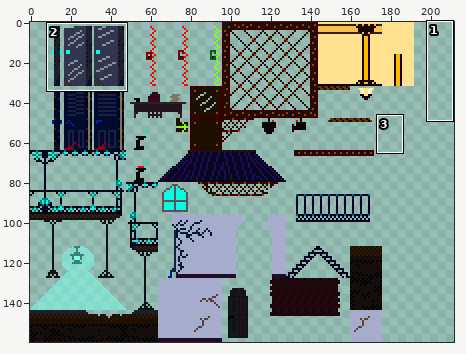
A sprite sheet gets an edit: assets/UntitledSpyGameSpriteMap-1.png.png. Above: a wide view before the commit, with the close-up outlined.
Close-up. The starting point:
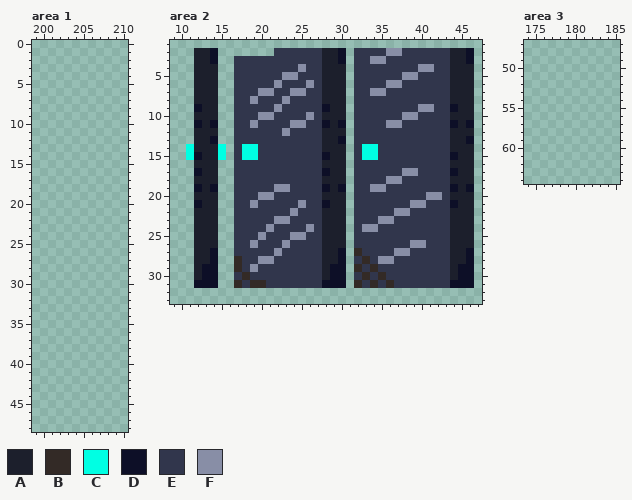
The file is 240x160 pixels. Colours within 5 levels of each other are drawn and written as one. Shown: area 1: x 199..210, y 0..48; area 2: x 9..47, y 1..33; area 3: x 174..185, y 47..64. The wide view leaves out empty margins. The commit also changed other parts of the picture, which this record leaves out.
Palette (. is transparent): A #1c1f2c  B #332a26  C #00ffe3  D #0d0f27  E #31364c  F #888ea6
New version:
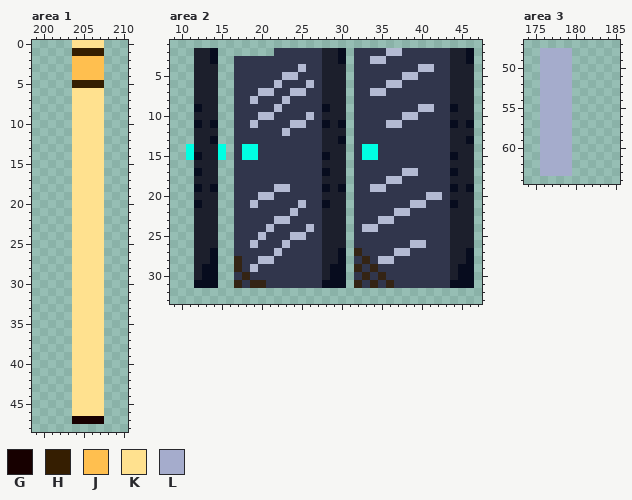
Colours new in this view: G #170000  H #351e01  J #ffbf4f  K #ffe18f  L #a5accc
Changes in this commit:
colour B: #332a26 -> #342414
colour D: #0d0f27 -> #070c1e
colour F: #888ea6 -> #b3bad2
Changed rows in their new state; - is a pixel that keeps its letter.
Area 1:
first column x 204:
 0 KKKK
 1 HHHH
 2 JJJJ
 3 JJJJ
 4 JJJJ
 5 HHHH
 6 KKKK
 7 KKKK
 8 KKKK
 9 KKKK
10 KKKK
11 KKKK
12 KKKK
13 KKKK
14 KKKK
15 KKKK
16 KKKK
17 KKKK
18 KKKK
19 KKKK
20 KKKK
21 KKKK
22 KKKK
23 KKKK
24 KKKK
25 KKKK
26 KKKK
27 KKKK
28 KKKK
29 KKKK
30 KKKK
31 KKKK
32 KKKK
33 KKKK
34 KKKK
35 KKKK
36 KKKK
37 KKKK
38 KKKK
39 KKKK
40 KKKK
41 KKKK
42 KKKK
43 KKKK
44 KKKK
45 KKKK
46 KKKK
47 GGGG
Area 3:
first column x 176:
48 LLLL
49 LLLL
50 LLLL
51 LLLL
52 LLLL
53 LLLL
54 LLLL
55 LLLL
56 LLLL
57 LLLL
58 LLLL
59 LLLL
60 LLLL
61 LLLL
62 LLLL
63 LLLL
Pixel boxes of the changes (left, top, right, bottom) in both close-ups:
added: (72, 40, 104, 424)
changed: (194, 48, 474, 288)
added: (540, 48, 572, 176)
